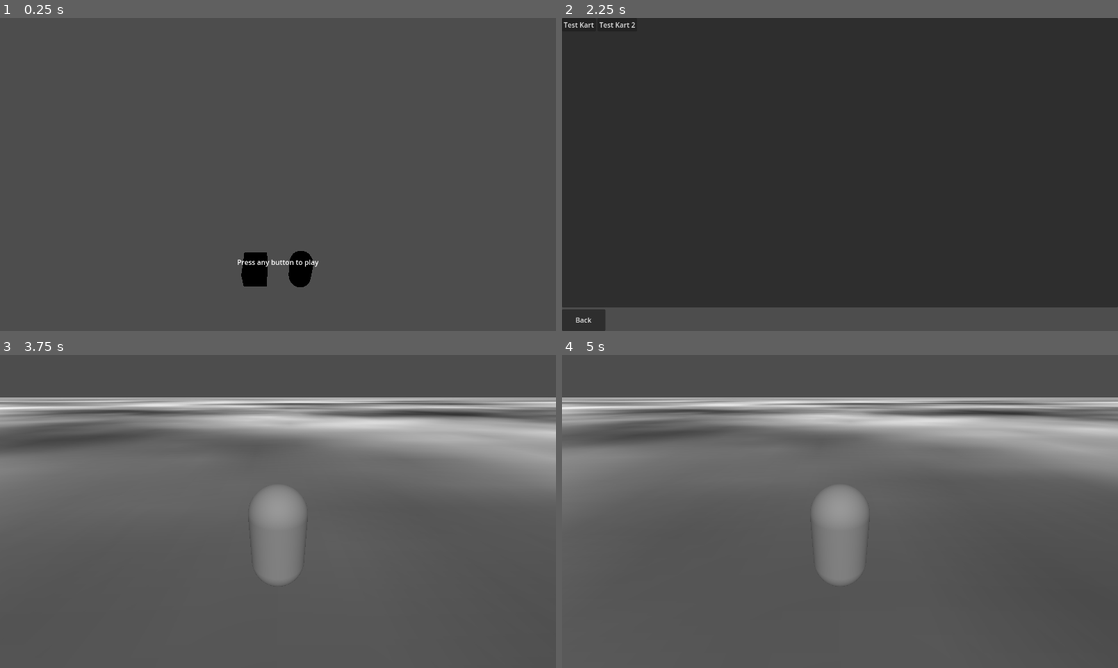
Above: before the commit, frames 1-4 (two rows, left to right).
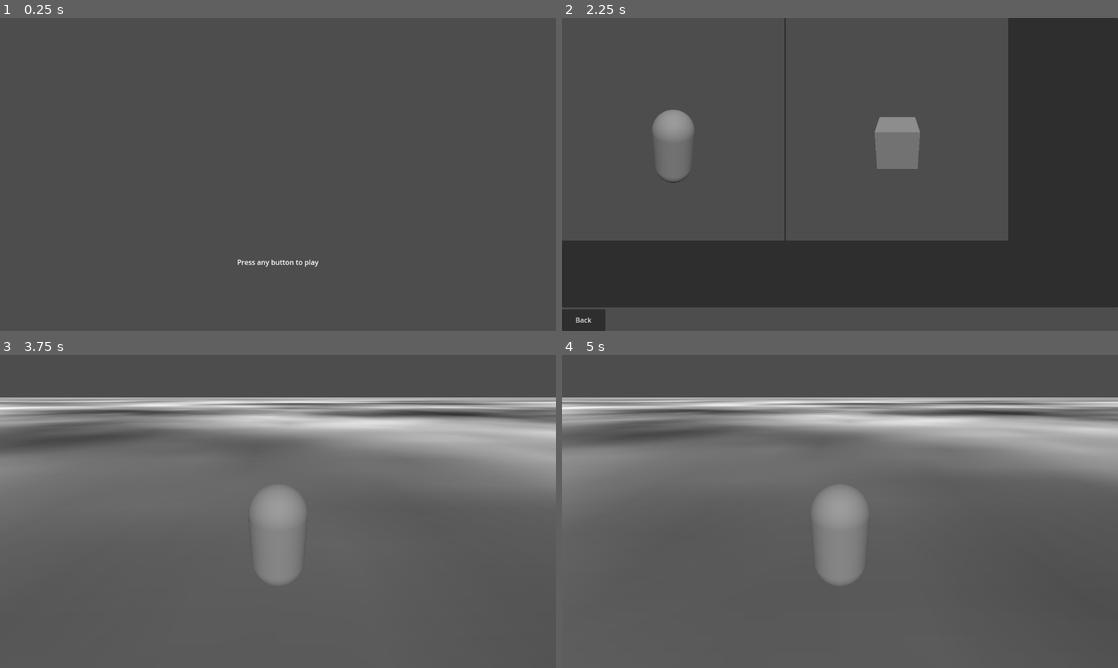
Above: after the commit, the same moments.

Repository: CoffeeCoder1/superpeterkart
Game: Godot game, scene res://scenes/main.tscn
Two runs of this game, one before a commit and one after it. Both use one fixed random seed, a clock stepped at 60 frames per second and the inputs below.
Inputs (mouse positions are in pixels of both pictures, inside the frame that each line leads up to):
- Up to frame 1 (0.25 s): no input
- Up to frame 2 (2.25 s): tap Enter at 0.5 s; hold Right (ui_right) 0.53-1.25 s; hold N (player1_boost) 0.53-1.25 s; click "Create Game" at 1.25 s; click "1 Player" at 2 s
- Up to frame 3 (3.75 s): click (16, 361) at 2.75 s, where only the run before the commit has a clickable "Test Kart"; click "Test Map" at 3.5 s
- Up to frame 4 (5 s): tap Space at 4.25 s; hold Down (ui_down) from 4.28 s (still down); tap N (player1_boost) at 4.35 s

The runs differ from the first frame. In frame 1, 0.9% of the frame differs, in the area x 43-57%, y 74-86%; in frame 2, 57%, in the area x 0-81%, y 0-72%; in frame 3, less than 0.1%; in frame 4, less than 0.1%.

Commit message:
Add a character preview to the character selection buttons Pretty messy, but with some more refactoring of some other things I think it will fit in pretty well.

Diff:
--- /dev/null
+++ b/scenes/classes/character_preview/character_button.gd
@@ -0,0 +1,25 @@
+class_name CharacterButton extends TextureButton
+
+@export var character_preview_world_scene: PackedScene = preload("res://scenes/classes/character_preview/character_preview_world.tscn")
+@export var kart: KartMetadata:
+	set(new_kart):
+		# Set the kart to the new kart
+		kart = new_kart
+
+		# Create a new CharacterPreviewWorld for the kart
+		var character_preview_world = character_preview_world_scene.instantiate()
+		character_preview_world.kart = new_kart
+		add_child(character_preview_world)
+
+		# Set the button texture to the viewport texture
+		texture_normal = character_preview_world.get_texture()
+
+
+# Called when the node enters the scene tree for the first time.
+func _ready() -> void:
+	pass
+
+
+# Called every frame. 'delta' is the elapsed time since the previous frame.
+func _process(delta: float) -> void:
+	pass
--- /dev/null
+++ b/scenes/classes/character_preview/character_preview_world.gd
@@ -0,0 +1,21 @@
+extends SubViewport
+
+@export var kart: KartMetadata:
+	set(new_kart):
+		# Set the kart to the new kart
+		kart = new_kart
+
+		# Instantiate the kart
+		var kart_node: Kart = kart.instantiate()
+		kart_node.KART_PREVIEW = true
+		add_child(kart_node)
+
+
+# Called when the node enters the scene tree for the first time.
+func _ready() -> void:
+	pass # Replace with function body.
+
+
+# Called every frame. 'delta' is the elapsed time since the previous frame.
+func _process(delta: float) -> void:
+	pass
--- /dev/null
+++ b/scenes/classes/character_preview/character_preview_world.tscn
@@ -0,0 +1,17 @@
+[gd_scene load_steps=4 format=3 uid="uid://bbevyeyo7mhsh"]
+
+[ext_resource type="Script" path="res://scenes/classes/character_preview/character_preview_world.gd" id="1_jd4a2"]
+
+[sub_resource type="Environment" id="Environment_uw327"]
+background_color = Color(0.556953, 0.556953, 0.556953, 1)
+
+[sub_resource type="World3D" id="World3D_s0vgr"]
+environment = SubResource("Environment_uw327")
+
+[node name="CharacterPreviewWorld" type="SubViewport"]
+own_world_3d = true
+world_3d = SubResource("World3D_s0vgr")
+script = ExtResource("1_jd4a2")
+
+[node name="DirectionalLight3D" type="DirectionalLight3D" parent="."]
+transform = Transform3D(1, 0, 0, 0, 0.517952, 0.855409, 0, -0.855409, 0.517952, 0, 0, 0)
--- a/scenes/classes/kart.gd
+++ b/scenes/classes/kart.gd
@@ -5,6 +5,8 @@
 @export var BOOST_SPEED: float = 15.0
 @export var BRAKING: float = 15
 @export var STEERING_AMOUNT: float = 25
+# Is the kart instantiated for a kart preview?
+@export var KART_PREVIEW: bool = false
 
 var _top_speed = TOP_SPEED
 var _acceleration = ACCELERATION
@@ -18,35 +20,36 @@
 
 
 func _physics_process(delta: float) -> void:
-	# Add the gravity.
-	if not is_on_floor():
-		velocity += get_gravity() * delta
+	if !KART_PREVIEW:
+		# Add the gravity.
+		if not is_on_floor():
+			velocity += get_gravity() * delta
 
-	# Boost
-	if Input.is_action_pressed("player1_boost") and boost_amount >= 0:
-		_top_speed = move_toward(_top_speed, BOOST_SPEED, delta)
-		boost_amount = move_toward(boost_amount, 0, delta)
-		print(boost_amount)
-	else:
-		_top_speed = move_toward(_top_speed, TOP_SPEED, delta)
+		# Boost
+		if Input.is_action_pressed("player1_boost") and boost_amount >= 0:
+			_top_speed = move_toward(_top_speed, BOOST_SPEED, delta)
+			boost_amount = move_toward(boost_amount, 0, delta)
+			print(boost_amount)
+		else:
+			_top_speed = move_toward(_top_speed, TOP_SPEED, delta)
 
-	# Get the input direction and handle the movement/deceleration.
-	# As good practice, you should replace UI actions with custom gameplay actions.
-	var throttle := Input.get_axis("ui_up", "ui_down")
-	var direction := (transform.basis * Vector3(0, 0, throttle)).normalized()
-	if direction:
-		velocity.x += direction.x * _acceleration * delta
-		velocity.z += direction.z * _acceleration * delta
-	else:
-		velocity.x = move_toward(velocity.x, 0, BRAKING * delta)
-		velocity.z = move_toward(velocity.z, 0, BRAKING * delta)
+		# Get the input direction and handle the movement/deceleration.
+		# As good practice, you should replace UI actions with custom gameplay actions.
+		var throttle := Input.get_axis("ui_up", "ui_down")
+		var direction := (transform.basis * Vector3(0, 0, throttle)).normalized()
+		if direction:
+			velocity.x += direction.x * _acceleration * delta
+			velocity.z += direction.z * _acceleration * delta
+		else:
+			velocity.x = move_toward(velocity.x, 0, BRAKING * delta)
+			velocity.z = move_toward(velocity.z, 0, BRAKING * delta)
 
-	velocity.z = clamp(velocity.z, -_top_speed, _top_speed)
-	velocity.x = clamp(velocity.x, -_top_speed, _top_speed)
+		velocity.z = clamp(velocity.z, -_top_speed, _top_speed)
+		velocity.x = clamp(velocity.x, -_top_speed, _top_speed)
 
-	# Steering
-	var steering = Input.get_axis("ui_right", "ui_left")
-	_steer_target = steering * STEERING_AMOUNT * delta
-	rotate_y(_steer_target * delta)
+		# Steering
+		var steering = Input.get_axis("ui_right", "ui_left")
+		_steer_target = steering * STEERING_AMOUNT * delta
+		rotate_y(_steer_target * delta)
 
-	move_and_slide()
+		move_and_slide()
--- a/scenes/ui/menu/character_selection_menu/character_selection_menu.gd
+++ b/scenes/ui/menu/character_selection_menu/character_selection_menu.gd
@@ -9,17 +9,15 @@
 # Called when the node enters the scene tree for the first time.
 func _ready() -> void:
 	for kart in kart_list:
-		var button = Button.new()
-		$GridContainer.add_child(button)
+		# Create a button
+		var button_node = CharacterButton.new()
+		button_node.kart = kart
 
-		var viewport = SubViewport.new()
-		button.add_child(viewport)
+		# Add the button to the button grid
+		$GridContainer.add_child(button_node)
 
-		var kart_node = kart.instantiate()
-		viewport.add_child(kart_node)
-		button.text = kart.get_kart_name()
-
-		button.pressed.connect(self._on_character_selected.bind(kart))
+		# Connect the pressed signal from the button
+		button_node.pressed.connect(self._on_character_selected.bind(kart))
 
 
 # Called every frame. 'delta' is the elapsed time since the previous frame.
@@ -31,3 +29,11 @@
 	print(kart.get_kart_name())
 	selected_karts.append(kart)
 	character_selected.emit(selected_karts)
+
+
+func _draw() -> void:
+	pass
+
+
+func _hide() -> void:
+	pass # Replace with function body.
--- a/scenes/ui/menu/character_selection_menu/character_selection_menu.tscn
+++ b/scenes/ui/menu/character_selection_menu/character_selection_menu.tscn
@@ -23,3 +23,5 @@
 grow_horizontal = 2
 grow_vertical = 2
 columns = 2
+
+[connection signal="hidden" from="." to="." method="_hide"]
